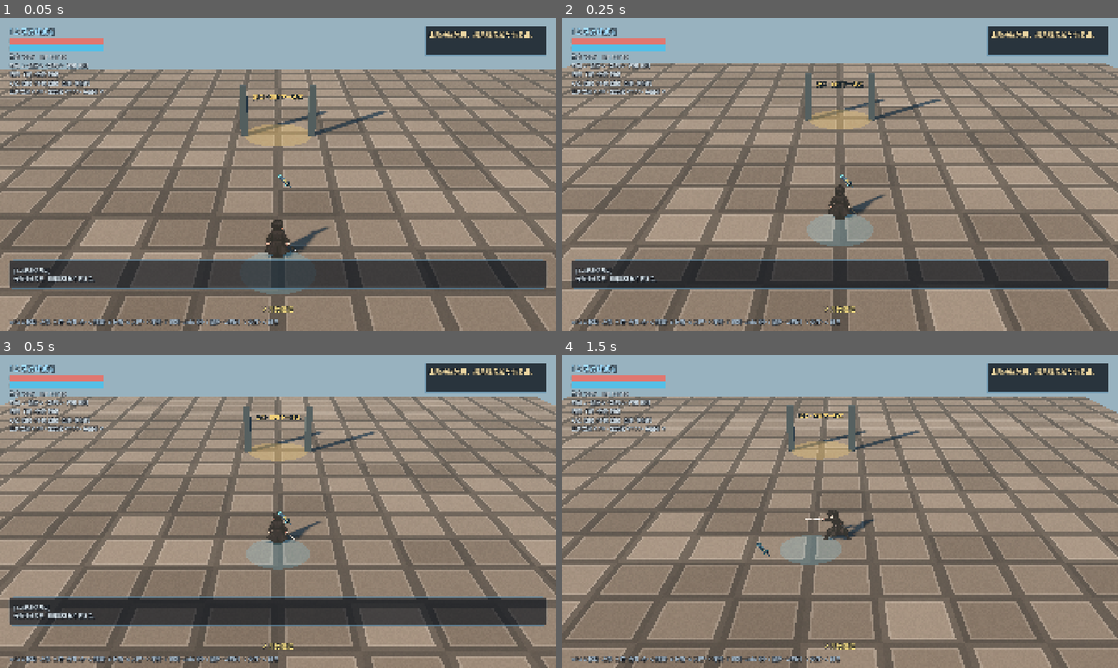
Above: before the commit, frames 1-4 (two rows, left to right).
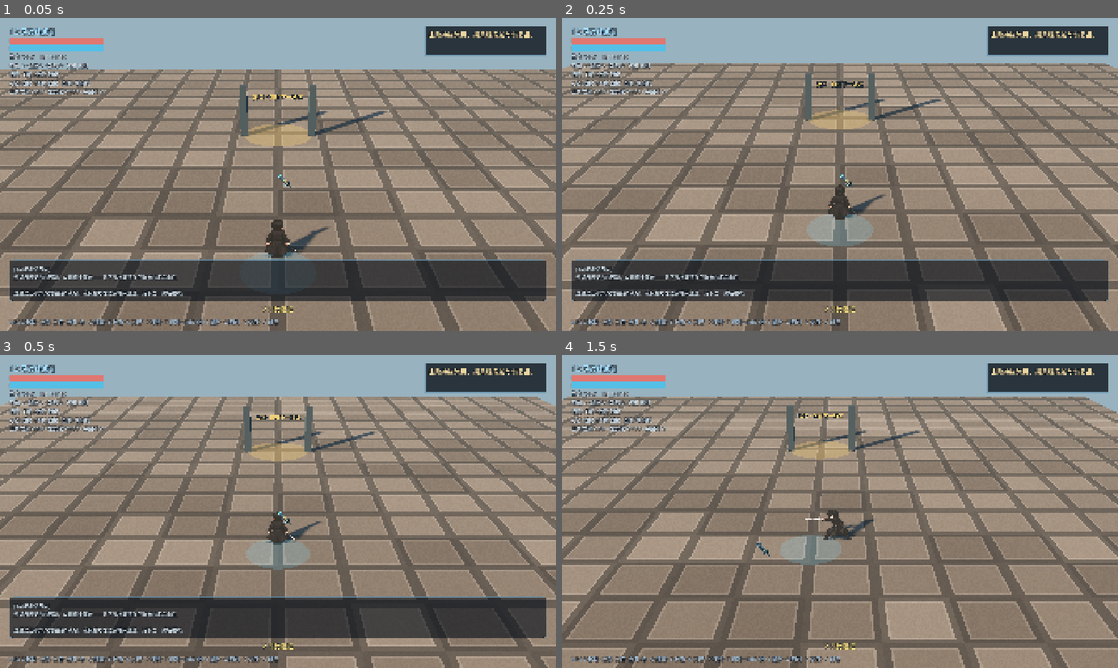
Above: after the commit, the same moments.

Repository: lovevx/HD2Dgame
Game: Godot game, scene res://scenes/main/campaign.tscn
The game is run twice, just before and just after one commit, with the same random seed, the same clock (stepped at 60 frames per second) and the same inputs. This scene is started directly instead of the project's main scene. Sound files missing from this copy of the repository are replaced by a short silence.
Inputs (mouse positions are in pixels of both pictures, inside the frame that each line leads up to):
- Up to frame 1 (0.05 s): no input
- Up to frame 2 (0.25 s): no input
- Up to frame 3 (0.5 s): no input
- Up to frame 4 (1.5 s): tap Enter (ui_accept) at 0.5, 0.77 s; move the mouse to (962, 495) at 0.52 s; hold D (move_right) 0.53-1.25 s; hold 2 (potion) 0.53-1.25 s; click (962, 495) at 0.67 s; drag from (728, 527) to (812, 574) at 1.27 s

The runs differ from the first frame. In frame 1, 4.5% of the frame differs, in the area x 1-99%, y 79-91%; in frame 2, 4.5%; in frame 3, 4.5%; in frame 4, nothing differs.
Error before the commit: Invalid access to property or key 'mp_ratio' on a base object of type 'Dictionary'. (res://scripts/main/campaign.gd:82)

Commit message:
chore: 整理仓库忽略规则并同步数据与设计文档
新增忽略第三方素材工具链副本、构建缓存与素材历史备份目录；同步装备表、战役数据、六维属性校验与 GDD/装备/原著核心系统等设计文档。

Diff:
--- a/data/campaign.gd
+++ b/data/campaign.gd
@@ -1,14 +1,19 @@
 extends RefCounted
-## 本次纵向切片的唯一数值表。区域使用同一白盒，之后可替换场景表现。
+## 本次纵向切片的区域、奖励与物品表；战斗技能初值见 combat_skills.gd。
 ## 装备口径见 docs/EQUIPMENT_SYSTEM.md；查表配置集中 data/equip_tables.gd。
 const SCENE := "res://scenes/main/campaign.tscn"
 const BASE_STATS := {"str": 6, "agi": 7, "con": 5, "int": 6, "cha": 3, "luk": 1}
 const STAGES := [
-	{"name": "1.2 废品终点站", "brief": "击败持械流民，搜集燧发枪与恢复品。", "enemies": [["持械流民", 38, 8]], "loot": {"flintlock": 1, "potion": 2}, "source": 0.0},
-	{"name": "1.3 王都入口", "brief": "击败卡洛斯，打开白色宝箱取得引荐信。", "enemies": [["黑市商人·卡洛斯", 75, 12]], "loot": {"carlos_chest": 1}, "source": 0.0},
-	{"name": "1.4 侍卫总部", "brief": "持引荐信完成入队实战考核，领取并装备斩龙闪。", "enemies": [["考核教官（切磋）", 100, 10]], "loot": {"dragon": 1, "guard_badge": 1}, "source": 2.1},
-	{"name": "1.5 欢乐街", "brief": "击败欧卡与护卫，开启白色宝箱，准备猎虎。", "enemies": [["布兰登·欧卡", 170, 17], ["欧卡护卫", 55, 10]], "loot": {"oka_chest": 1, "trap": 3, "potion": 2, "catnip": 1}, "source": 3.6},
-	{"name": "1.6 科尔波山", "brief": "先用 1 预埋火药陷阱，V 引诱巨虎。注意狂暴和诈死。", "enemies": [], "loot": {"tiger_chest": 1, "tiger_tooth": 1}, "source": 3.2},
+	{"name": "1.2 废品终点站", "brief": "击败持械流民，搜集燧发枪与恢复品。", "enemies": [["持械流民", 38, 8, "vagrant"]], "loot": {"flintlock": 1, "potion": 2}, "source": 0.0,
+	 "story": "签订乐园契约的苏晓，从剧痛中醒来——身下是堆满锈铁与碎布的废品山丘。\n\n这里是王都郊外的废品终点站，流民握刀在垃圾堆间逡巡。活下去，然后进城。"},
+	{"name": "1.3 王都入口", "brief": "击败卡洛斯，打开白色宝箱取得引荐信。", "enemies": [["黑市商人·卡洛斯", 75, 12, "carlos"]], "loot": {"carlos_chest": 1}, "source": 0.0,
+	 "story": "伪装成商人的苏晓混进了王都入口。城门口的黑市商人卡洛斯眯起眼——这面孔太陌生了。\n\n他拔出了腰间的匕首。要进城，先过这一关。"},
+	{"name": "1.4 侍卫总部", "brief": "持引荐信完成入队实战考核，领取并装备斩龙闪。", "enemies": [["考核教官（切磋）", 100, 10, "instructor"]], "loot": {"dragon": 1, "guard_badge": 1}, "source": 2.1,
+	 "story": "引荐信递到侍卫长手里，换来一句冷笑：\n\n“入队前先过实战考核。”操场上，考核教官提着佩刀，缓步走进演武圈。"},
+	{"name": "1.5 欢乐街", "brief": "击败欧卡与护卫，开启白色宝箱，准备猎虎。", "enemies": [["布兰登·欧卡", 170, 17, "oka"], ["欧卡护卫", 55, 10, "guard"]], "loot": {"oka_chest": 1, "trap": 3, "potion": 2, "catnip": 1}, "source": 3.6,
+	 "story": "欢乐街的灯笼还没点完，前侍卫首领布兰登·欧卡正带着护卫巡视夜市。\n\n在他身后，是一口封好的白色宝箱。苏晓压低斗笠，踏入红灯下的街巷。"},
+	{"name": "1.6 科尔波山", "brief": "先用 1 预埋火药陷阱，V 引诱巨虎。注意狂暴和诈死。", "enemies": [], "loot": {"tiger_chest": 1, "tiger_tooth": 1}, "source": 3.2,
+	 "story": "科尔波山的虎啸在林间回荡。山民说，一头小山般的巨虎盘踞山顶，噬人无数。\n\n苏晓掂了掂怀里的火药陷阱——猎杀这头山林之主的时候到了。"},
 ]
 ## 装备位（原著 11 位，见策划案 §3.3）：主武器/副武器/头部/躯干/护臂左/护臂右/足部/披风/项链/戒指/戒指2
 const SLOTS := ["main_weapon", "offhand", "head", "body", "left_arm", "right_arm", "boots", "cloak", "necklace", "ring", "ring_sub"]
@@ -76,7 +81,7 @@
 		"bag": {"knife": 1, "potion": 2}, "equipment": {"main_weapon": "knife"},
 		# 装备动态状态（按物品 id 存放；强化/耐久/成长值），旧档缺省由 load 兜底
 		"item_dura": {}, "item_enhance": {}, "item_fury": {},
-		"hp_ratio": 1.0, "bullets": 6, "settled": false, "training": 0, "report": "", "colpo_outer_cleared": false}
+		"hp_ratio": 1.0, "mp_ratio": 1.0, "bullets": 6, "settled": false, "training": 0, "report": "", "colpo_outer_cleared": false}
 
 ## 该物品是否为可穿戴装备（有 slot）
 static func is_equippable(id: String) -> bool:
--- a/data/equip_tables.gd
+++ b/data/equip_tables.gd
@@ -95,10 +95,10 @@
 const SELL_R := 0.4
 const DECOMP_R := 0.35
 
-## ---------- 击杀武器扣耐表 ----------
-const KILL_DUR := {"normal": 1, "elite": 3, "boss": 8}
+## ---------- 击杀武器扣耐表（key 与敌人 kill_tier 同为整数） ----------
+const KILL_DUR := {1: 1, 3: 3, 8: 8}
 static func kill_dur(tier: int) -> int:
-	return {"normal": 1, "elite": 3, "boss": 8}.get(tier, 1)
+	return KILL_DUR.get(tier, 1)
 
 ## 强化成功 +1 的耐久上限提升（武器 +3~5 取 4、护甲 +4~7 取 5、首饰无耐久）
 static func enhance_dur_max_add(item: Dictionary) -> int:
--- a/tools/validate_six_attrs.gd
+++ b/tools/validate_six_attrs.gd
@@ -34,7 +34,7 @@
 	assert_eq(attr.attack(base), 12.0, "攻击 = 7+5 = 12")
 	assert_eq(attr.max_hp(base), 100.0, "最大HP = 50+5×10 = 100")
 	assert_eq(attr.max_mp(base), 50.0, "最大MP = 5×10 = 50")
-	assert_eq(attr.move_speed(base), 5.0, "移速 = 5.0（敏捷5）")
+	assert_eq(attr.move_speed(base), 2.6, "移速 = 2.6（敏捷5，整体降速后）")
 	assert_eq(attr.attack({"str": 7}), 14.0, "力量7 → 攻击14")
 	assert_eq(attr.max_hp({"con": 8}), 130.0, "体力8 → HP130")
 	assert_eq(attr.max_mp({"int": 8}), 80.0, "智力8 → MP80")
@@ -91,7 +91,7 @@
 			assert_eq(player.max_hp, 100.0, "玩家 max_hp = 100")
 			assert_eq(player.max_mp, 50.0, "玩家 max_mp = 50")
 			assert_eq(player.attack_damage, 12.0, "玩家攻击 = 12")
-			assert_eq(player.move_speed, 5.0, "玩家移速 = 5")
+			assert_eq(player.move_speed, 2.6, "玩家移速 = 2.6")
 			assert_eq(player.hp, player.max_hp, "满血入场")
 			assert_eq(player.mp, player.max_mp, "满蓝入场")
 		var huds := get_nodes_in_group("hud")
Not shown, changed: .gitignore
Not shown, changed: docs/EQUIPMENT_SYSTEM.md
Not shown, changed: docs/GDD.md
Not shown, changed: docs/NOVEL_CORE_SYSTEMS.md
Not shown, changed: docs/PROJECT_STATUS_AUDIT.md
